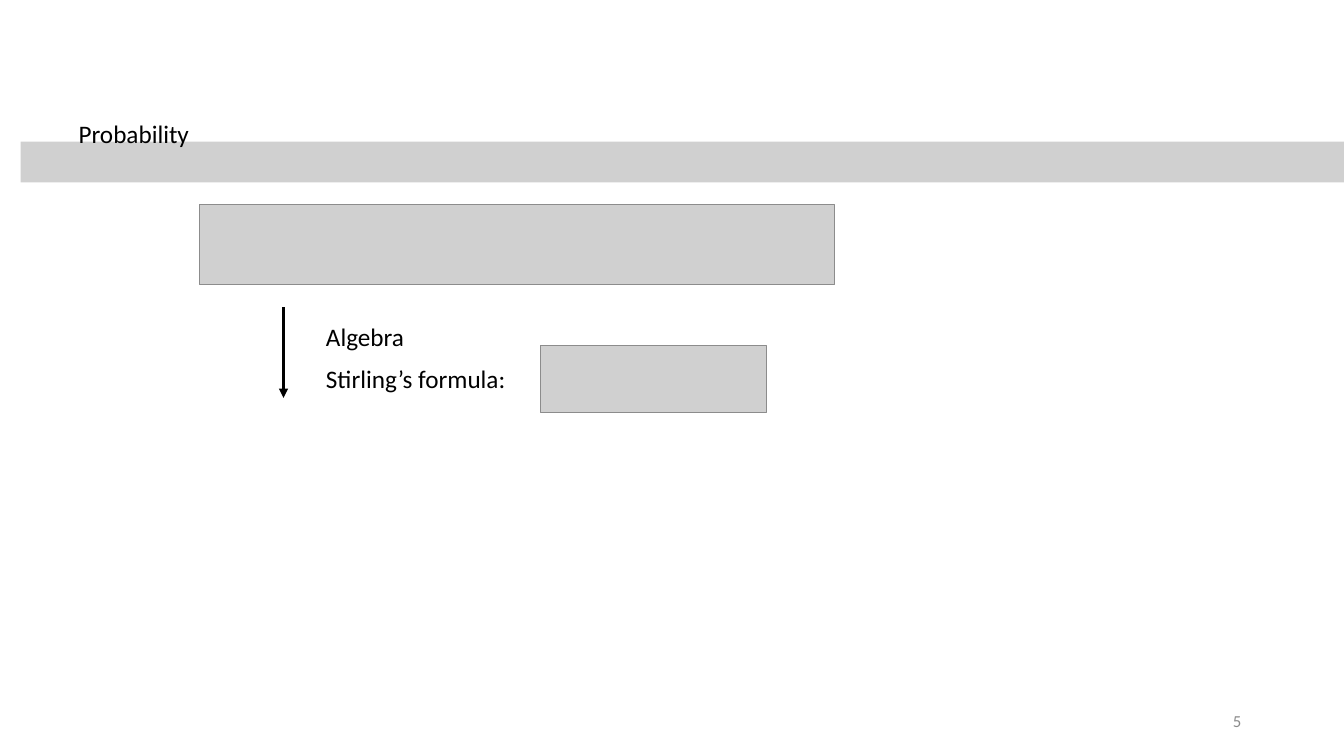
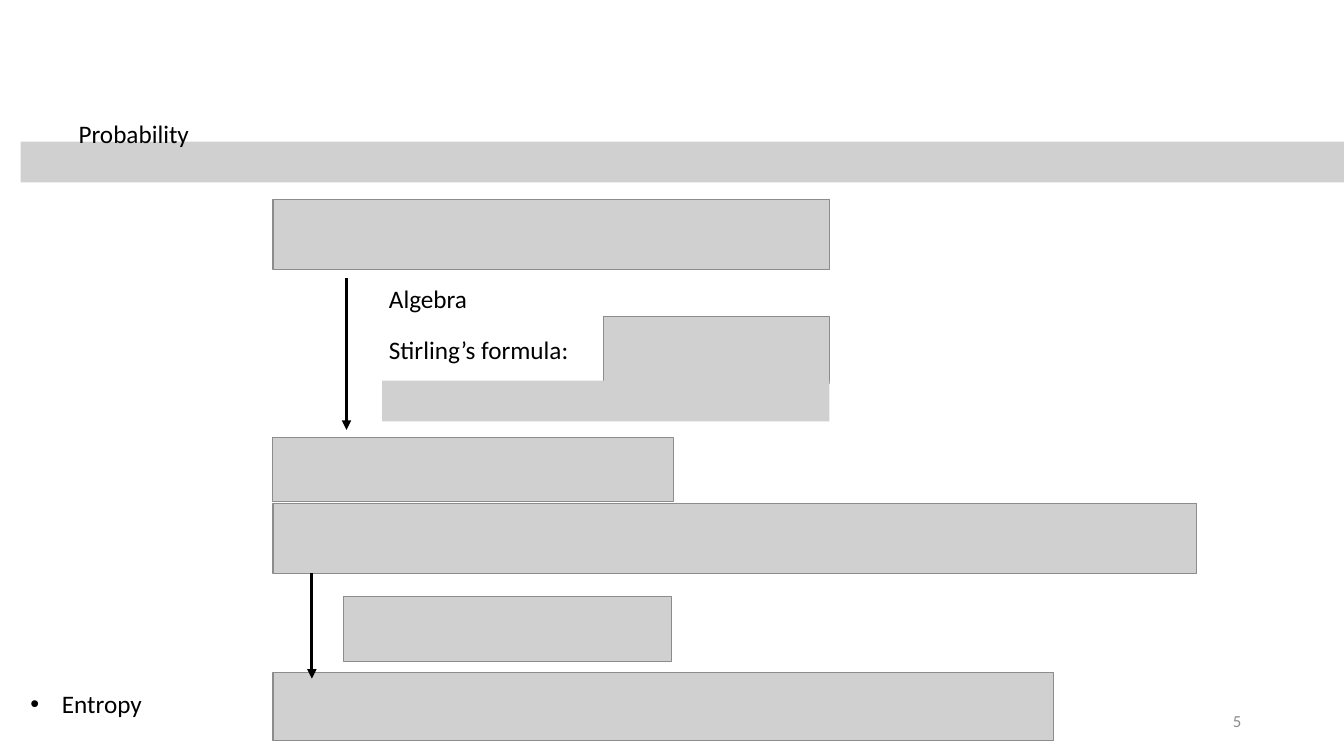
Before and after one commit to tyokokur/presentations, a slide deck: slide 5 of 20230427 CBE Student Colloquium.pptx. Drawn at 1344x756 pixels with LibreOffice and Linux fonts; fonts in the diff are those of the drawing; grey boxes stand for pictures; background and template pictures are left out. Boxes give left, top, right and bottom in pixels: in the first picture for what was removed or moved away, otherwise in the second. Text is boxed around its words. In the diff, an @@ line names an element or a change of style, - is before the commit and + after.

Commit message:
autocommit

```diff
--- a/20230427 CBE Student Colloquium.pptx
+++ b/20230427 CBE Student Colloquium.pptx
@@ picture: place and size @@
-picture at (200,205,835,285)
+picture at (273,200,830,270)
@@ arrow moved from (283, 308) - (283, 398) to (347, 278) - (347, 430) @@
@@ text "Algebra": place and size @@
-text "Algebra" at (326,328,404,351)
+text "Algebra" at (389,290,467,313)
@@ picture: place and size @@
-picture at (540,346,766,413)
+picture at (604,317,830,384)
@@ text "Stirling’s formula:": place and size @@
-text "Stirling’s formula:" at (326,370,505,393)
+text "Stirling’s formula:" at (389,341,568,364)
@@ picture added at (382,381,830,421) @@
@@ picture added at (273,438,674,501) @@
@@ picture added at (273,503,1197,574) @@
@@ arrow added from (312, 574) to (312, 679), #000000 2.25 pt @@
@@ picture added at (344,597,671,661) @@
@@ picture added at (273,673,1054,741) @@
@@ text added at (62,696,142,717), 18 pt, text #000000 @@
+• Entropy
```
